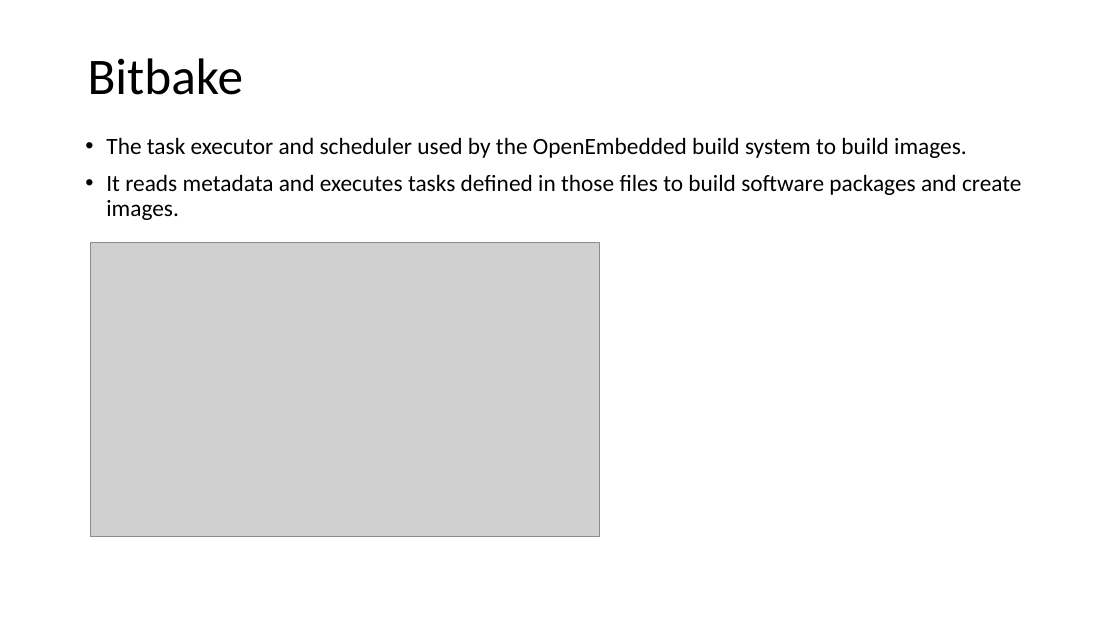
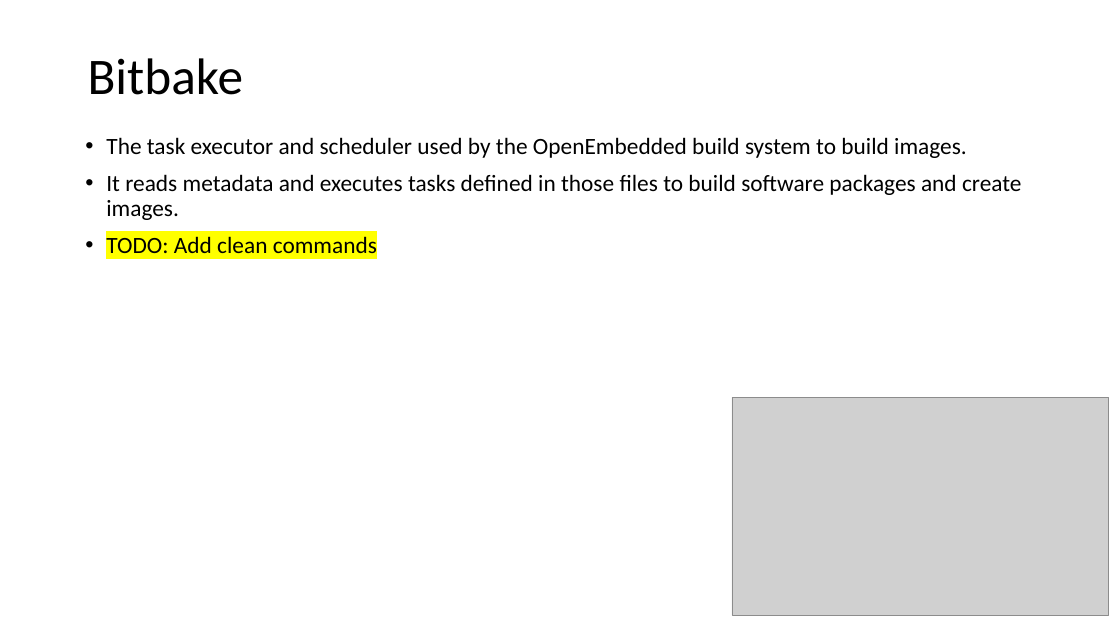
Before and after one commit to yaronda2/YoctoCourse, a slide deck: slide 16 of Yocto Practice_Release.pptx. Drawn at 1120x630 pixels with LibreOffice and Linux fonts; fonts in the diff are those of the drawing; grey boxes stand for pictures. Boxes give left, top, right and bottom in pixels: in the first picture for what was removed or moved away, otherwise in the second. Text is boxed around its words. In the diff, an @@ line names an element or a change of style, - is before the commit and + after.

```diff
--- a/Yocto Practice_Release.pptx
+++ b/Yocto Practice_Release.pptx
@@ text at box(106, 236, 377, 253): paragraph added @@
+• TODO: Add clean commands
@@ picture: place and size @@
-picture at box(91, 242, 600, 536)
+picture at box(732, 397, 1108, 615)
```
Also in this commit, not shown: 2 other slides changed, 13 slides added.
